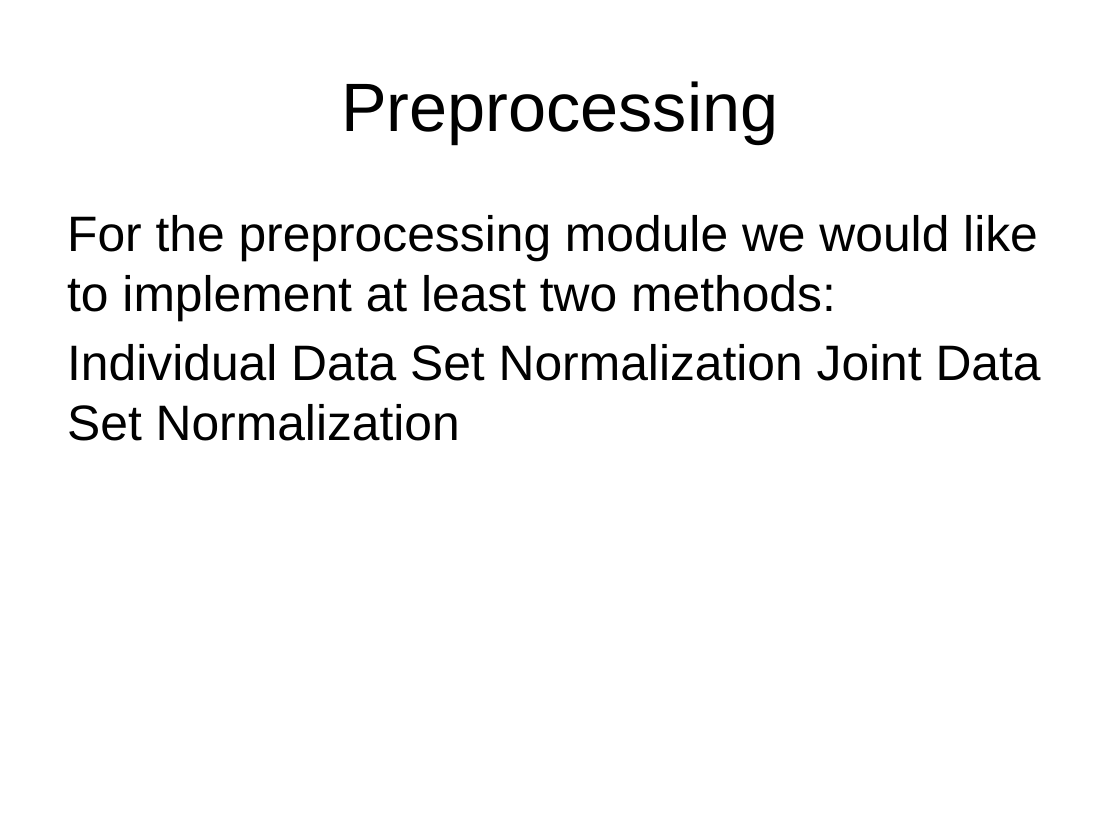
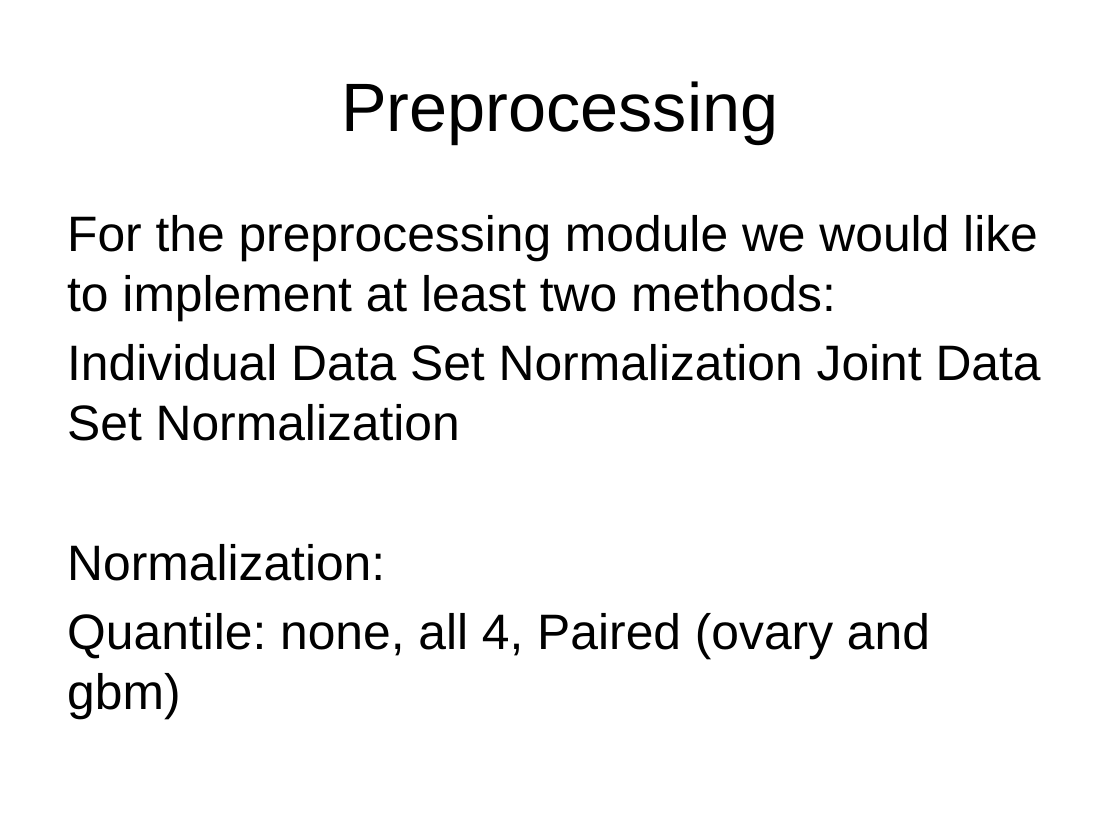
Before and after one commit to eotles/CS838, a slide deck: slide 8 of ProjectPresentation.pptx. Drawn at 1120x840 pixels with LibreOffice and Linux fonts; fonts in the diff are those of the drawing. Boxes give left, top, right and bottom in pixels: in the first picture for what was removed or moved away, otherwise in the second. Text is boxed around its words. In the diff, an @@ line names an element or a change of style, - is before the commit and + after.

Commit message:
Edited Powerpoint

```diff
--- a/ProjectPresentation.pptx
+++ b/ProjectPresentation.pptx
@@ text at (67, 544, 930, 719): paragraphs added @@
+Normalization:
+Quantile: none, all 4, Paired (ovary and gbm)
```
Also in this commit, not shown: 2 other slides changed, 1 slide added, 1 other file.
